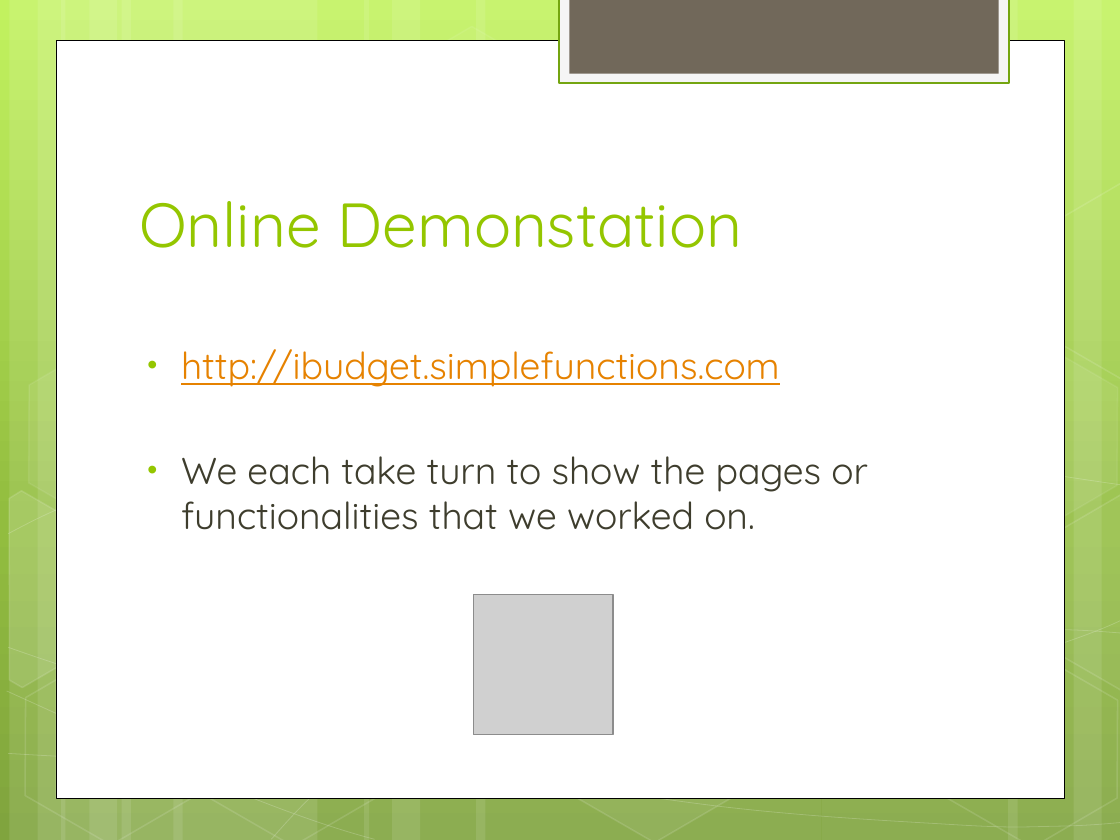
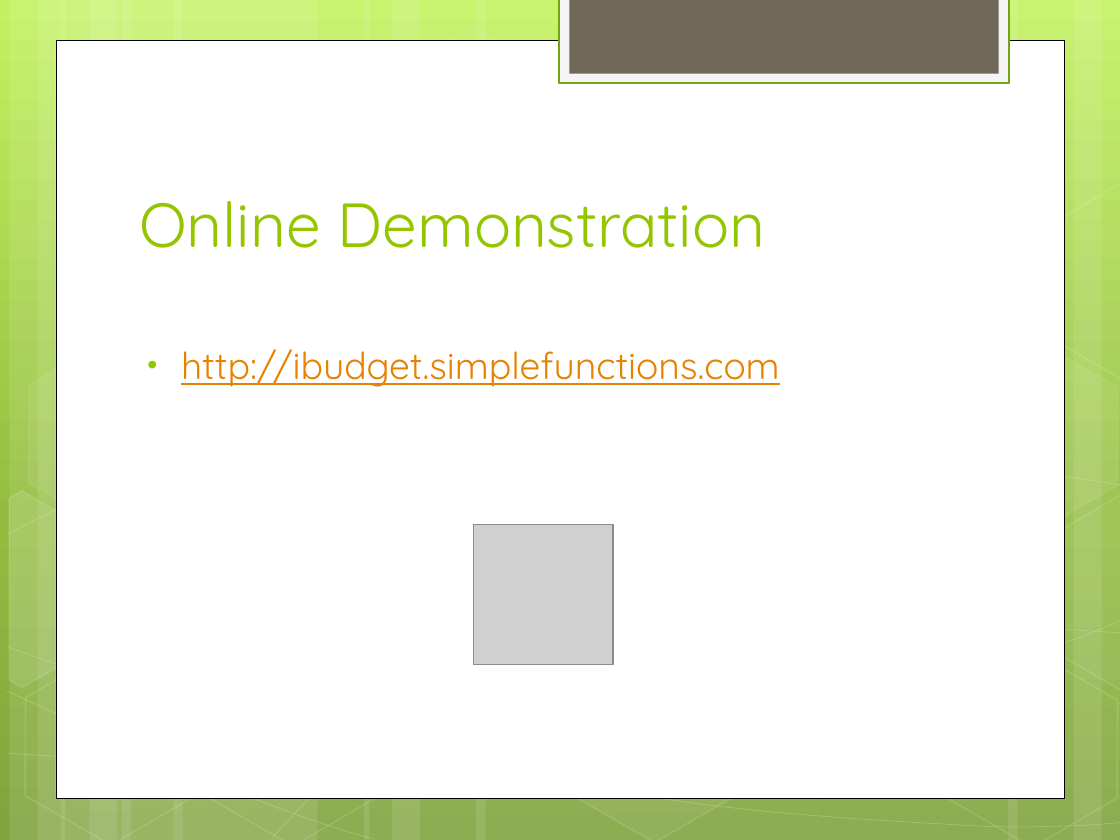
Before and after one commit to hiyenwong/cs679-b1-class-project, a slide deck: slide 38 of deliverables/final/Final Presentation.pptx (slide 35 before the commit). Drawn at 1120x840 pixels with LibreOffice and Linux fonts; fonts in the diff are those of the drawing; grey boxes stand for pictures. Boxes give left, top, right and bottom in pixels: in the first picture for what was removed or moved away, otherwise in the second. Text is boxed around its words. In the diff, an @@ line names an element or a change of style, - is before the commit and + after.

```diff
--- a/deliverables/final/Final Presentation.pptx
+++ b/deliverables/final/Final Presentation.pptx
@@ title at (139,201,765,248): text changed @@
-Online Demonstation
+Online Demonstration
@@ text at (181,456,868,530): paragraph removed @@
-• We each take turn to show the pages or functionalities that we worked on.
@@ picture: place and size @@
-picture at (473,595,613,735)
+picture at (473,525,613,665)
```
Also in this commit, not shown: 13 other slides changed, 6 slides added, 2 slides removed.
